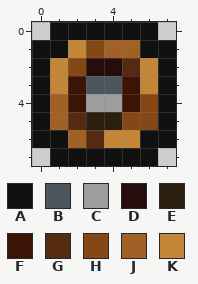
Pixel-art sprite: Entities/Vehicles/Wheels/wheel_smaller.png. Above is the file before it was changed.
The file is 8x8 pixels.
Palette (. is transparent): A #101010  B #4c565d  C #9d9d9d  D #260d0d  E #2b200f  F #3b1406  G #552a11  H #844715  J #9f6125  K #c4873a
And afterwards:
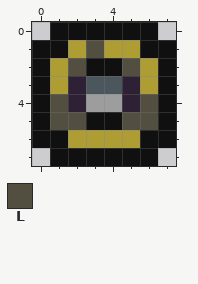
Colours new in this view: L #524f40
Edits made:
colour F: #3b1406 -> #2e2135
colour K: #c4873a -> #ad9d33
Changed rows in their new state; - is a pixel that keeps its letter.
first column x 1:
1 --LKK-
2 -LAAL-
4 L----L
5 LLAALL
6 -KK---
Pixel boxes of the changes (left, top, right, bottom) in both pictures:
changed: (50, 40, 158, 148)
